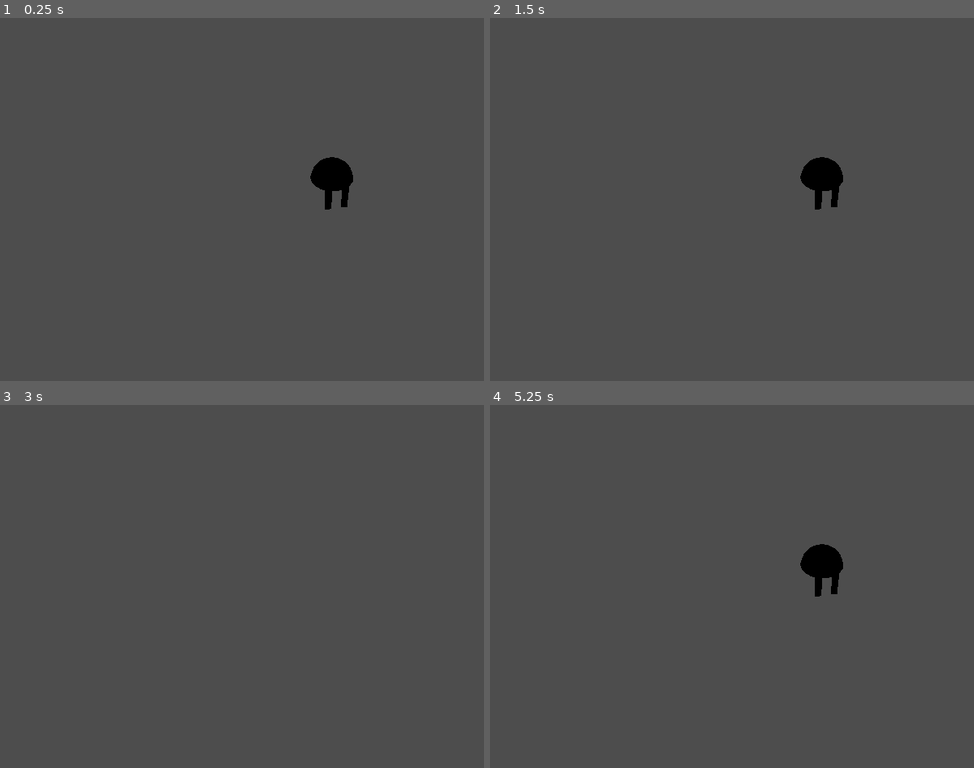
Above: before the commit, frames 1-4 (two rows, left to right).
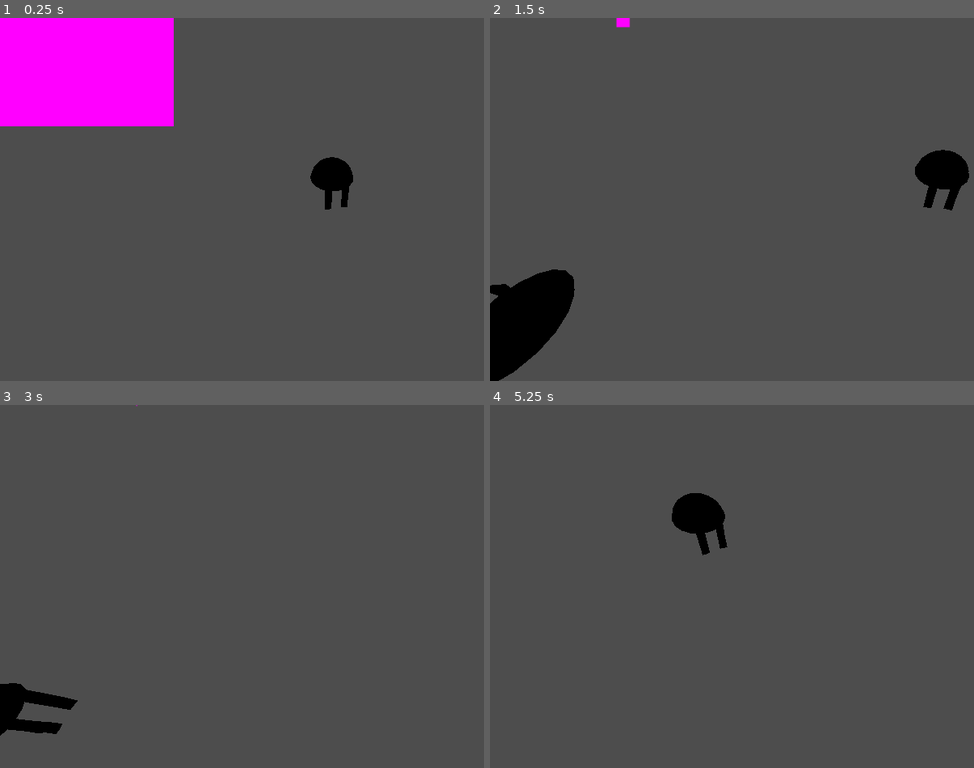
Above: after the commit, the same moments.

Repository: ZenoGlitch/CampingTrip-GNGJ16
Game: Godot game, scene res://Scenes/main.tscn
Same seed, same stepped clock (60 frames per second), same inputs: the game is played once before the commit and once after it.
Inputs (mouse positions are in pixels of both pictures, inside the frame that each line leads up to):
- Up to frame 1 (0.25 s): no input
- Up to frame 2 (1.5 s): tap Enter at 0.5 s; move the mouse to (954, 181) at 0.52 s; hold D (TurnRight) 0.53-1.28 s; tap E (TakePhoto) at 0.6, 1.35 s; click (954, 181) at 0.67 s; tap Space at 1.25 s; move the mouse to (683, 217) at 1.27 s; hold A (TurnLeft) from 1.28 s (still down); click (683, 217) at 1.42 s
- Up to frame 3 (3 s): tap Enter at 2 s; move the mouse to (387, 506) at 2.02 s; release A (TurnLeft) at 2.03 s; hold D (TurnRight) from 2.03 s (still down); tap E (TakePhoto) at 2.1, 2.85 s; click (387, 506) at 2.17 s; tap Space at 2.75 s; move the mouse to (290, 659) at 2.77 s; click (290, 659) at 2.92 s
- Up to frame 4 (5.25 s): tap Enter at 3.5 s; move the mouse to (outside the picture) at 3.52 s; release D (TurnRight) at 3.53 s; hold A (TurnLeft) from 3.53 s (still down); tap E (TakePhoto) at 3.6, 4.35, 5.1 s; click (outside the picture) at 3.67 s; tap Escape (ui_cancel) at 4.15 s; tap Space at 4.25 s; move the mouse to (620, 532) at 4.27 s; click (620, 532) at 4.42 s; move the mouse to (843, 586) at 5.02 s; click (843, 586) at 5.17 s

The runs differ from the first frame. In frame 1, 11% of the frame differs, in the area x 0-36%, y 0-30%; in frame 2, 5.6%; in frame 3, 1.2%; in frame 4, 1.9%.

Commit message:
camera movement with mouse

Diff:
--- a/Scenes/player.tscn
+++ b/Scenes/player.tscn
@@ -1,9 +1,19 @@
-[gd_scene load_steps=2 format=3 uid="uid://cob7ftic4wlcx"]
+[gd_scene load_steps=3 format=3 uid="uid://cob7ftic4wlcx"]
 
 [ext_resource type="Script" path="res://Scripts/player.gd" id="1_f3t7l"]
+
+[sub_resource type="PlaceholderTexture2D" id="PlaceholderTexture2D_srr2q"]
 
 [node name="Player" type="Node3D"]
 script = ExtResource("1_f3t7l")
 
-[node name="Camera3D" type="Camera3D" parent="."]
+[node name="CameraPivot" type="Node3D" parent="."]
 transform = Transform3D(1, 0, 0, 0, 0.913659, 0.406482, 0, -0.406482, 0.913659, 0, 0.469599, 0)
+
+[node name="Camera3D" type="Camera3D" parent="CameraPivot"]
+transform = Transform3D(1, 0, 0, 0, 1, 0, 0, 0, 1, 0, 0, 0)
+
+[node name="Sprite2D" type="Sprite2D" parent="."]
+position = Vector2(154.951, 96.5552)
+scale = Vector2(-308.902, 194.11)
+texture = SubResource("PlaceholderTexture2D_srr2q")
--- a/Scripts/player.gd
+++ b/Scripts/player.gd
@@ -1,10 +1,17 @@
 extends Node3D
 
-@onready var camera = $Camera3D
+@onready var pivot = $CameraPivot
+@onready var camera = $CameraPivot/Camera3D
+
+@onready var sprite = $Sprite2D
 
 
 const deg90InRad = 1.5708
 
+const mouseSensitivity : float = 0.001
+
+enum direction {NORTH, WEST, SOUTH, EAST}
+var facingDir = direction.NORTH
 
 var target
 # Called when the node enters the scene tree for the first time.
@@ -17,6 +24,18 @@
 func _process(delta):
 	pass
 
+func _unhandled_input(event: InputEvent):
+	if event is InputEventMouseButton:
+		Input.set_mouse_mode(Input.MOUSE_MODE_CAPTURED)
+	elif event.is_action_pressed("ui_cancel") :
+		Input.set_mouse_mode(Input.MOUSE_MODE_VISIBLE)
+
+	if Input.get_mouse_mode() == Input.MOUSE_MODE_CAPTURED:
+		if event is InputEventMouseMotion:
+			pivot.rotate_y(-event.relative.x * mouseSensitivity)
+			camera.rotate_x(-event.relative.y * mouseSensitivity)
+			pivot.rotation.y = clamp(pivot.rotation.y, deg_to_rad(-30), deg_to_rad(30))
+			camera.rotation.x = clamp(camera.rotation.x, deg_to_rad(-30), deg_to_rad(30))
 
 func _input(InputEvent):
 	if Input.is_action_just_pressed("TurnLeft"):
@@ -26,12 +45,45 @@
 		RotateRight()
 
 	if Input.is_action_just_pressed("TakePhoto"):
+		Screenshot()
 		print("Neeerp")
-		pass
+
+
 
 
 func RotateLeft():
 	self.rotate_y(deg90InRad)
+	match facingDir:
+		direction.NORTH:
+			facingDir = direction.WEST
+		direction.WEST:
+			facingDir = direction.SOUTH
+		direction.SOUTH:
+			facingDir = direction.EAST
+		direction.EAST:
+			facingDir = direction.NORTH
 
 func RotateRight():
 	self.rotate_y(-deg90InRad)
+	match facingDir:
+		direction.NORTH:
+			facingDir = direction.EAST
+		direction.WEST:
+			facingDir = direction.NORTH
+		direction.SOUTH:
+			facingDir = direction.WEST
+		direction.EAST:
+			facingDir = direction.SOUTH
+
+func Screenshot():
+	var viewport = camera.get_viewport()
+	var texture = viewport.get_texture()
+	var img = texture.get_image()
+	img.save_png("user://activeImage.png")
+	LoadScreenshot()
+
+func LoadScreenshot():
+	var image = Image.load_from_file("user://activeImage.png")
+	var texture = ImageTexture.create_from_image(image)
+	texture.set_size_override(Vector2i(1,1))
+	$Sprite2D.texture = texture
--- a/project.godot
+++ b/project.godot
@@ -12,6 +12,8 @@
 
 config/name="CampingTrip"
 run/main_scene="res://Scenes/main.tscn"
+config/use_custom_user_dir=true
+config/custom_user_dir_name="CampingTrip"
 config/features=PackedStringArray("4.3", "GL Compatibility")
 config/icon="res://icon.svg"
 
